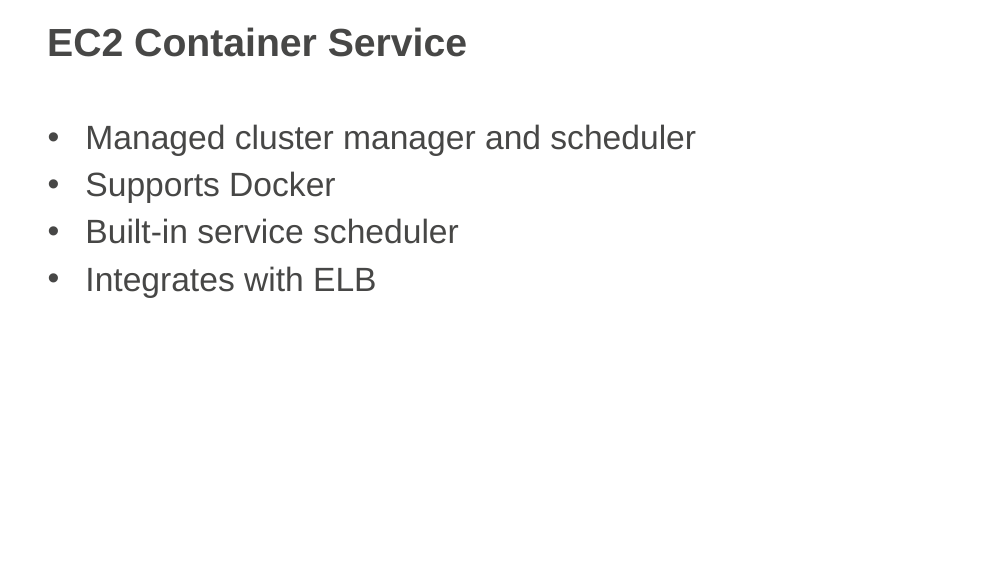
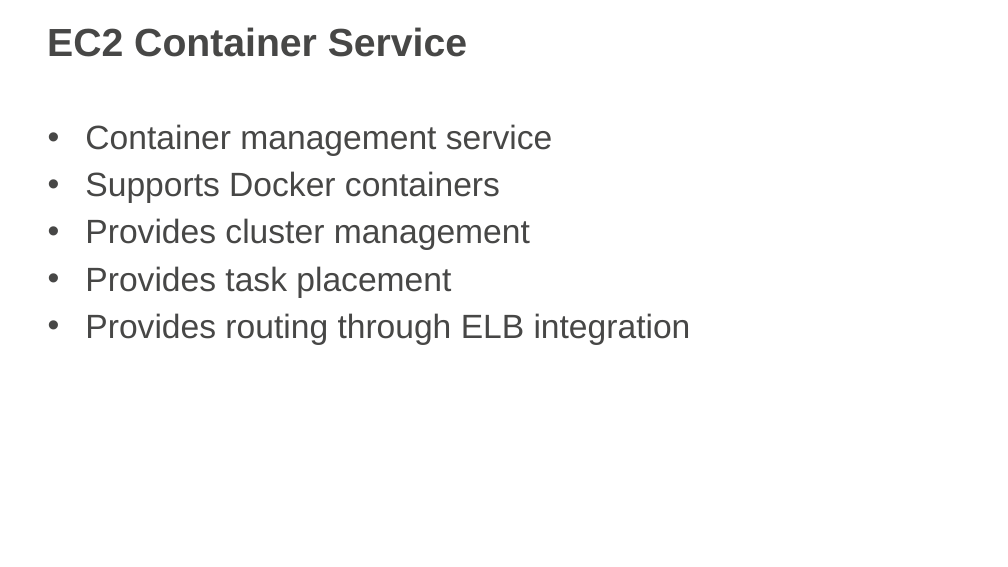
Before and after one commit to remind101/reInvent-2015, a slide deck: slide 16 of slides/slides-loft.pptx (slide 17 before the commit). Drawn at 1008x567 pixels with LibreOffice and Linux fonts; fonts in the diff are those of the drawing; background and template pictures are left out. Boxes give left, top, right and bottom in pixels: in the first picture for what was removed or moved away, otherwise in the second. Text is boxed around its words. In the diff, an @@ line names an element or a change of style, - is before the commit and + after.

```diff
--- a/slides/slides-loft.pptx
+++ b/slides/slides-loft.pptx
@@ text at <box>85,124,691,345</box>: text changed @@
-• Managed cluster manager and scheduler
-• Supports Docker
-• Built-in service scheduler
-• Integrates with ELB
+• Container management service
+• Supports Docker containers
+• Provides cluster management
+• Provides task placement
+• Provides routing through ELB integration
```
Also in this commit, not shown: 18 other slides changed, 1 other file.
